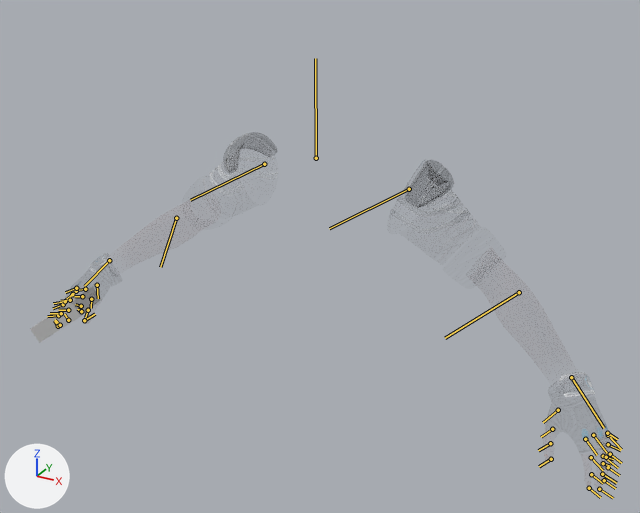
Before and after pictures for a commit that changed the FBX model Assets/Models/ViewModel2.fbx.
The view is the same before and after, from a 50 mm lens placed at (0.855, -1.537, 2.081), pointed at (0.062, -0.096, 1.361). Arrows for +X, +Y and +Z are at lower left; the lights stay in place. The bones that bend it are drawn over the model as lines.

The first picture shows 'char_ethan_body', 'pCube1'.
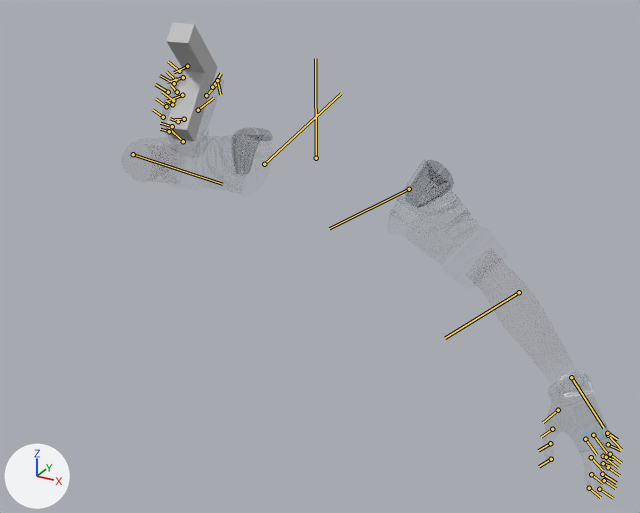
The newer file adds an action. The first version stands in its rest pose; the second is drawn at frame 4 of the action 'Take 001'.

Where the change shows, as pixel boxes (x1, y1, x2, y2) in the pictures (640 x 513 px):
'pCube1', posed (25% narrower, 109% taller): before (30, 286, 101, 342); after (165, 23, 218, 141)
'char_ethan_body', posed (16% narrower, 16% taller): before (86, 134, 602, 436); after (168, 87, 602, 436)
bone 'char_ethan_RightArm', root to tip: before (264, 164) to (190, 200); after (264, 164) to (341, 93)
bone 'char_ethan_RightForeArm', root to tip: before (176, 218) to (160, 267); after (133, 154) to (222, 184)
bone 'char_ethan_RightHand', root to tip: before (109, 260) to (84, 286); after (183, 141) to (168, 127)

What the commit changed:
Bone 'char_ethan_RightArm' (bone_char_ethan_rightarm) turns from (0, 0, 0) to (-75, -17, 10) degrees about its own x, y and z.
Bone 'char_ethan_RightForeArm' (bone_char_ethan_rightforearm) turns from (0, 0, 0) to (-60, -23, -24) degrees about its own x, y and z.
Bone 'char_ethan_RightHand' (bone_char_ethan_righthand) turns from (0, 0, 0) to (67, 57, 71) degrees about its own x, y and z.
